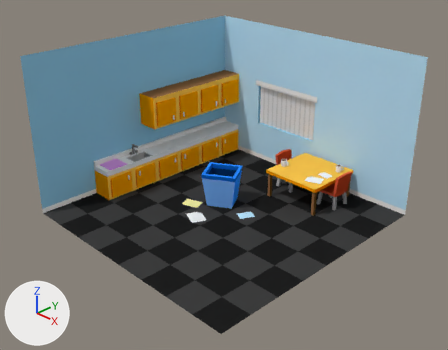
What one commit did to the Blender file files/blend/office.blend.
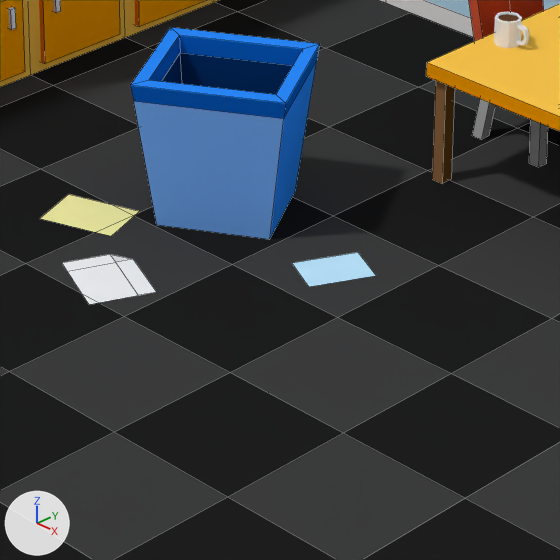
Each version is shown whole from a 50 mm lens placed at (12.14, -11.9, 9.5), pointed at (0.28, -0.25, 1.54), then close up on the part from 39% to 66% of the width and 45% to 80% of the height. Arrows for +X, +Y and +Z are at lower left; the lights stay in place. The close-ups show mesh edges as thin lines.

The first close-up shows 'Chair', 'Mug', 'Room', 'Trash'.
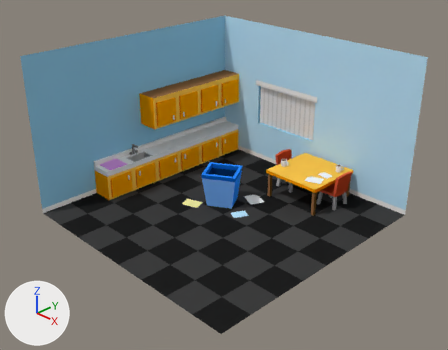
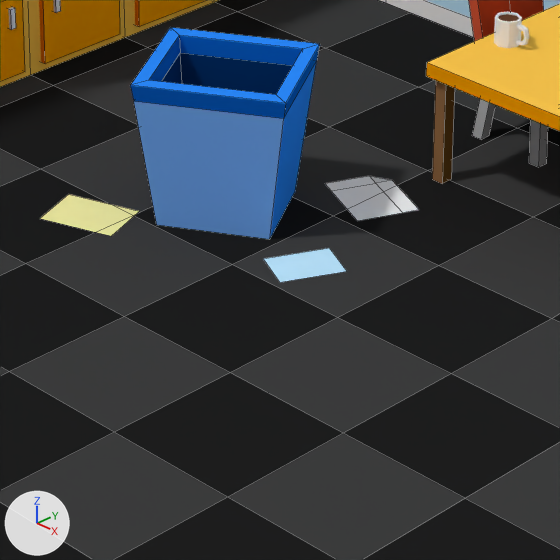
Location of each change, [x1, y1, x2, y2] in pixels of the close-ups (560 x 560 px; the box of a moved part takes in the faces that stretch with it):
part 1 of me_cube, moved or reshaped: before [62, 254, 156, 304]; after [325, 176, 419, 221]
part 2 of me_cube, moved or reshaped: before [292, 252, 376, 287]; after [264, 248, 346, 282]

The edits, one by one:
me_cube has 554 vertices, 347 faces and spans x -4.0..4.0, y -4.0..4.23, z 0.0..5.0.
me_cube is used by ob_room; location (0.0, 0.0, 0.0).
me_cube part 1: the loose piece of 8 vertices spanning x -0.84..-0.08, y -1.07..-0.43, z 0.0 is moved by (0.45, 2.13, 0.0).
me_cube part 2: the loose piece of 4 vertices spanning x 0.27..0.8, y 0.15..0.74, z 0.0 is moved by (-0.18, -0.1, 0.0).
